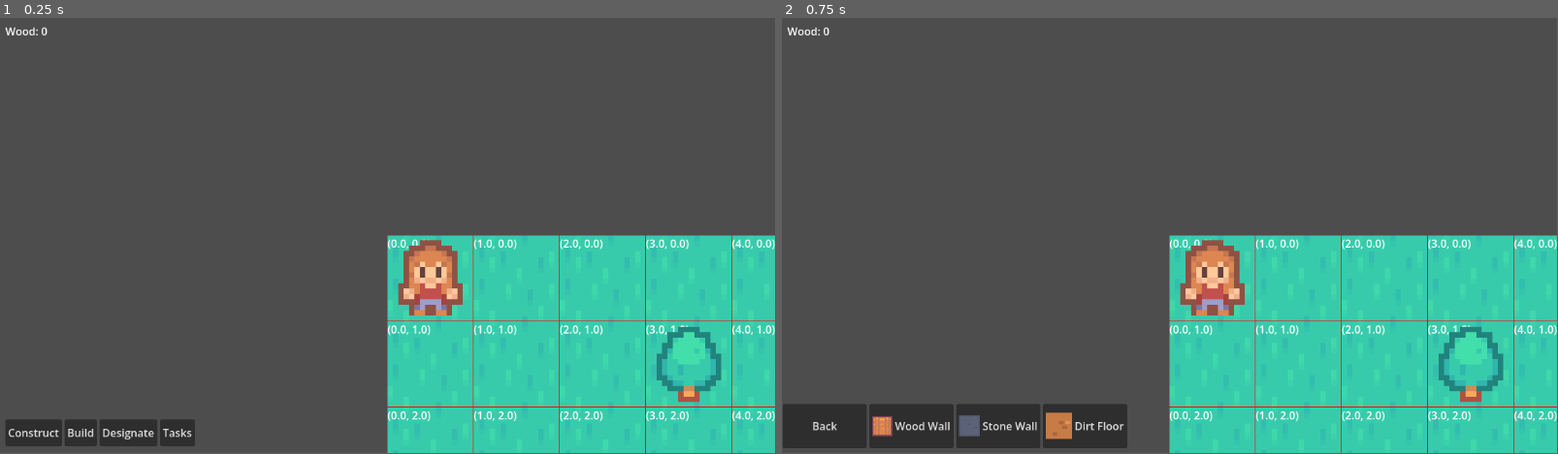
Above: before the commit, frames 1-2 (left to right).
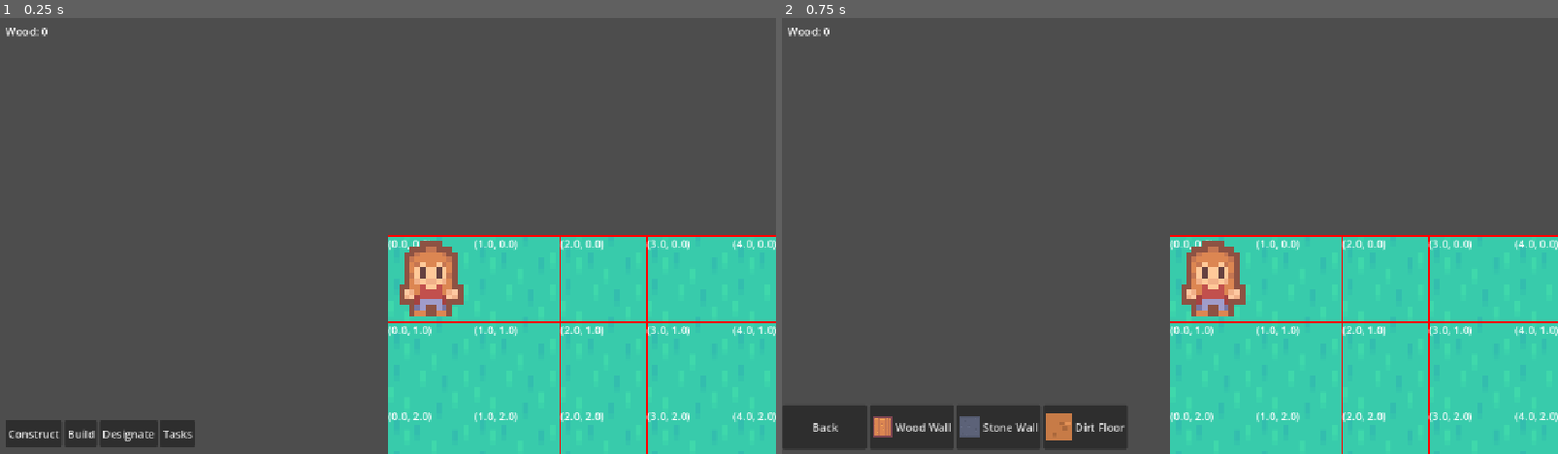
Above: after the commit, the same moments.

Repository: farel39/the-farlands
Game: Godot game, scene res://scenes/Main.tscn
Two runs of this game, one before a commit and one after it. Both use one fixed random seed, a clock stepped at 60 frames per second and the inputs below.
Inputs:
- Up to frame 1 (0.25 s): no input
- Up to frame 2 (0.75 s): click "Construct" at 0.5 s
In our replay, the window is 799x449 before the commit and 800x450 after it. These sizes can differ from the game's own. Grey fills any space a smaller window leaves; there, only what the larger window draws over its background counts as a difference.

The runs differ from the first frame. In frame 1, 3.5% of the frame differs, in the area x 0-100%, y 2-100%; in frame 2, 3.7%.

Commit message:
Expand world to 25x25, add more trees, fix fullscreen scaling
Grid grows from 12x12 to 25x25 with 20 trees. Added canvas_items
stretch mode so the viewport expands properly when fullscreened.

Co-Authored-By: Claude Sonnet 4.6 <noreply@anthropic.com>

Diff:
--- a/project.godot
+++ b/project.godot
@@ -15,6 +15,11 @@
 config/features=PackedStringArray("4.6", "Forward Plus")
 config/icon="res://art/icon.svg"
 
+[display]
+
+window/stretch/mode="canvas_items"
+window/stretch/aspect="expand"
+
 [physics]
 
 3d/physics_engine="Jolt Physics"
--- a/scripts/systems/Grid.gd
+++ b/scripts/systems/Grid.gd
@@ -1,8 +1,8 @@
 class_name Grid
 extends TileMap
 
-@export var width: int = 12
-@export var height: int = 12
+@export var width: int = 25
+@export var height: int = 25
 @export var cell_size: int = 128
 
 var grid: Dictionary = {}
@@ -44,7 +44,7 @@
 	var tree_texture = load("res://art/tree.png")
 	var placed: Array = []
 	const MIN_DISTANCE = 3
-	const MAX_TREES = 7
+	const MAX_TREES = 20
 
 	var candidates: Array = []
 	for x in range(1, width - 1):
